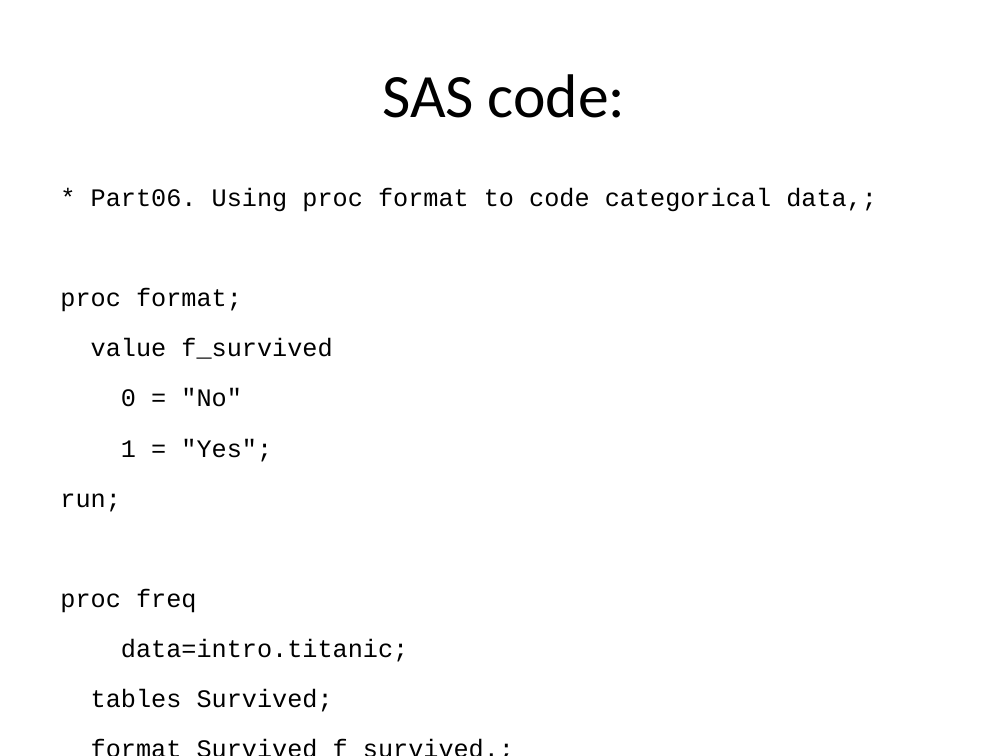
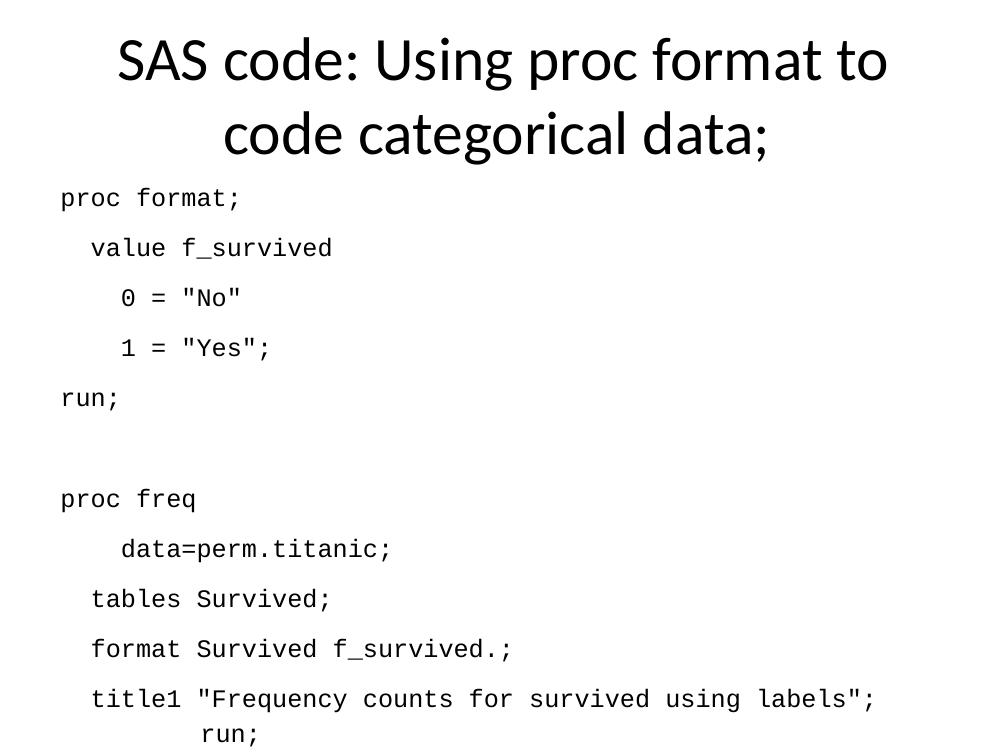
Before and after one commit to pmean/introduction-to-SAS, a slide deck: slide 13 of results/m04-slides-and-speaker-notes.pptx (slide 15 before the commit). Drawn at 1008x756 pixels with LibreOffice and Linux fonts; fonts in the diff are those of the drawing. Boxes give left, top, right and bottom in pixels: in the first picture for what was removed or moved away, otherwise in the second. Text is boxed around its words. In the diff, an @@ line names an element or a change of style, - is before the commit and + after.

```diff
--- a/results/m04-slides-and-speaker-notes.pptx
+++ b/results/m04-slides-and-speaker-notes.pptx
@@ title at <box>118,37,889,165</box>: text changed @@
-SAS code:
+SAS code: Using proc format to code categorical data;
@@ text at <box>60,188,877,747</box>: text changed @@
-* Part06. Using proc format to code categorical data,;
-proc format;
-value f_survived
-0 = "No"
-1 = "Yes";
-run;
-proc freq
-data=intro.titanic;
-tables Survived;
-format Survived f_survived.;
-run;
+proc format;
+value f_survived
+0 = "No"
+1 = "Yes";
+run;
+proc freq
+data=perm.titanic;
+tables Survived;
+format Survived f_survived.;
+title1 "Frequency counts for survived using labels";
+run;
```
Also in this commit, not shown: 36 other slides changed, 2 slides removed, 5 other files.
